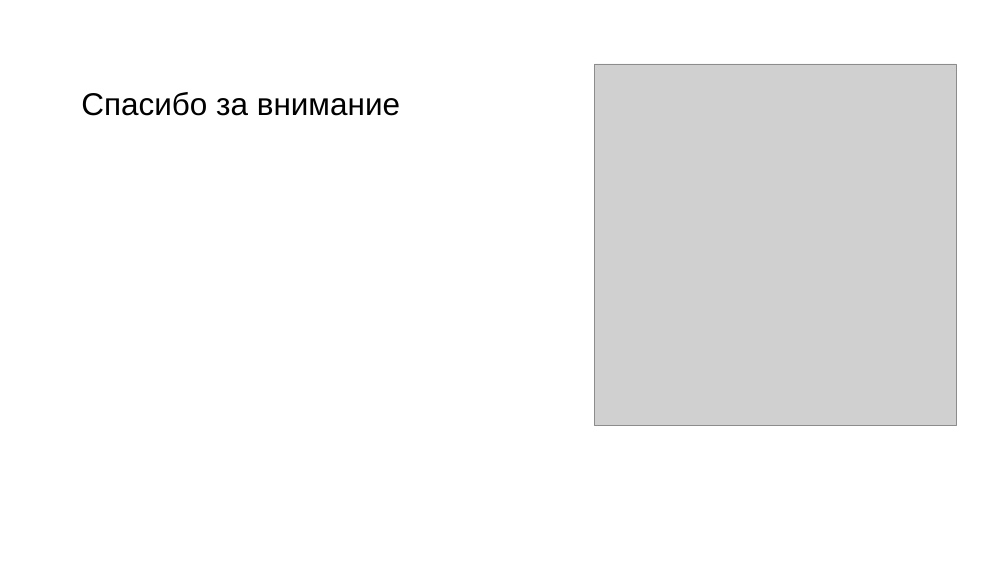
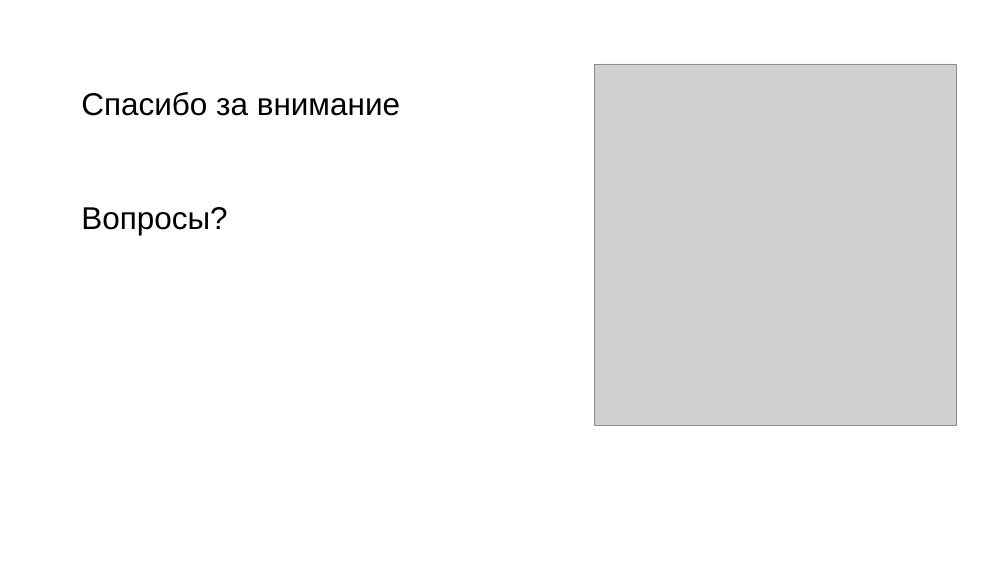
Before and after one commit to rkhaimov/brain-gym, a slide deck: slide 88 of Презентация.pptx (slide 87 before the commit). Drawn at 1008x567 pixels with LibreOffice and Linux fonts; fonts in the diff are those of the drawing; grey boxes stand for pictures; background and template pictures are left out. Boxes give left, top, right and bottom in pixels: in the first picture for what was removed or moved away, otherwise in the second. Text is boxed around its words. In the diff, an @@ line names an element or a change of style, - is before the commit and + after.

```diff
--- a/Презентация.pptx
+++ b/Презентация.pptx
@@ text at (81, 207, 227, 235): paragraph added @@
+Вопросы?
```
Also in this commit, not shown: 3 other slides changed, 1 slide added.
